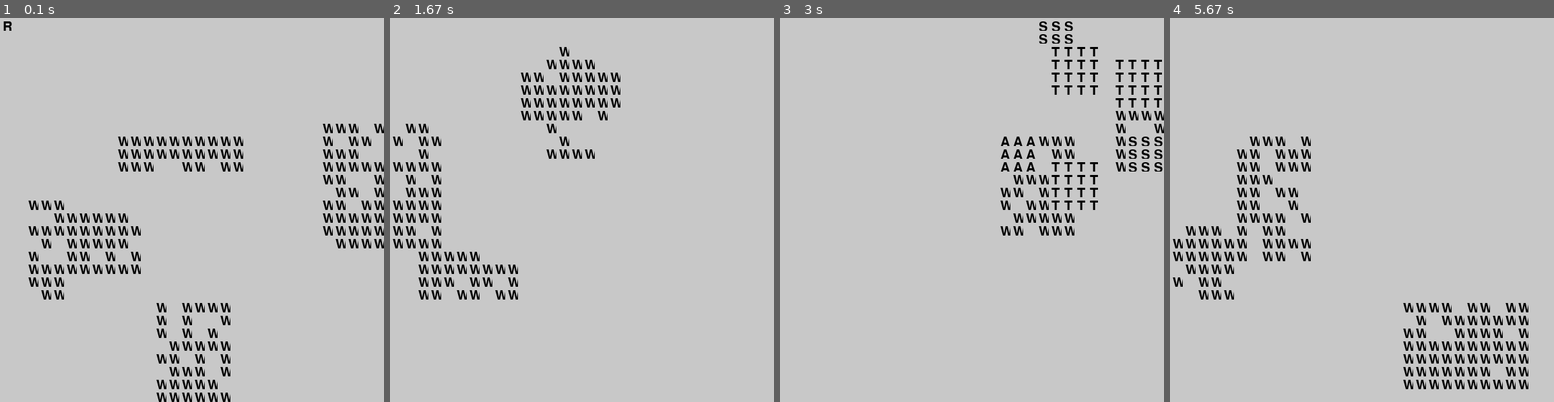
Above: before the commit, frames 1-4 (left to right).
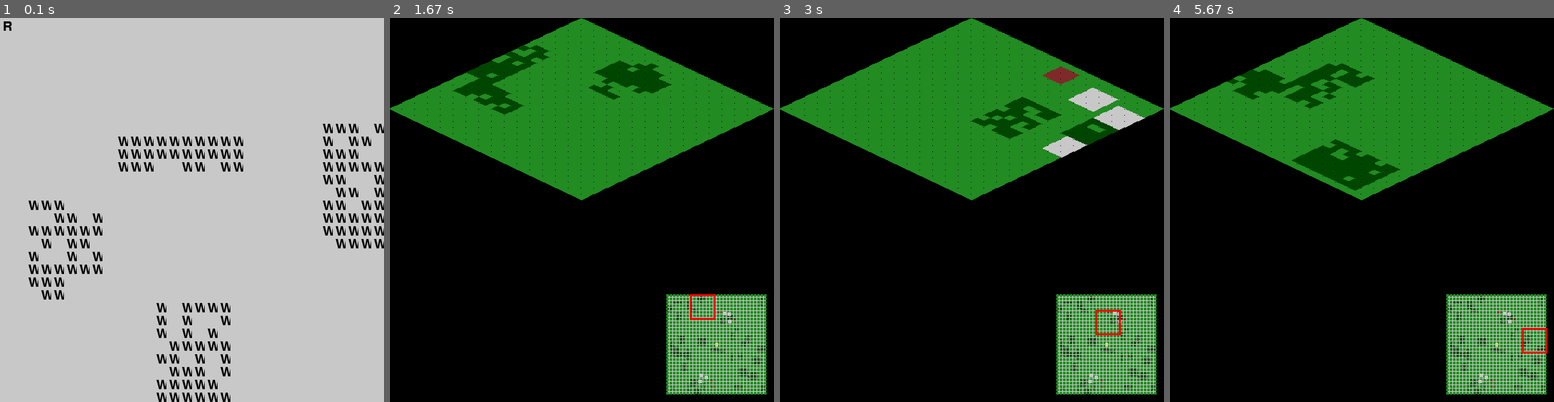
Above: after the commit, the same moments.

Repository: vstadle/AIge-of-EmpAIres
Game: pygame game, started from src/main.py
The game is run twice, just before and just after one commit, with the same random seed, the same clock (stepped at 60 frames per second) and the same inputs.
Inputs:
- Up to frame 1 (0.1 s): no input
- Up to frame 2 (1.67 s): tap V at 0.33 s; hold D 0.67-1.13 s; hold D 1.17-1.63 s
- Up to frame 3 (3 s): hold S 1.67-1.97 s; hold D 2-2.63 s; hold S from 2.67 s (still down)
- Up to frame 4 (5.67 s): release S at 3.03 s; hold D 3.07-3.53 s; hold D 3.57-4.03 s; hold S 4.07-4.37 s; hold D 4.4-5.03 s; hold S 5.07-5.43 s; hold D from 5.47 s (still down)

The runs differ from the first frame. In frame 1, 0.7% of the frame differs, in the area x 20-37%, y 50-67%; in frame 2, 96%; in frame 3, 95%; in frame 4, 96%, in the area x 0-100%, y 0-100%.

Commit message:
Map Upgrade

Diff:
--- a/src/controller/ControllerMap.py
+++ b/src/controller/ControllerMap.py
@@ -97,6 +97,9 @@
         clock = pygame.time.Clock()
         while True:
             for event in pygame.event.get():
+                if event.type == pygame.KEYDOWN:
+                    if event.key == pygame.K_v:
+                        self.display_mode = "2.5D" if self.display_mode == "2D" else "2D"
                 if event.type == pygame.QUIT:
                     pygame.quit()
                     sys.exit()
@@ -107,8 +110,7 @@
             if keys[pygame.K_q]: self.pos_x -= 1
             if keys[pygame.K_d]: self.pos_x += 1
             if keys[pygame.K_p]: sys.exit()
-            if keys[pygame.K_v]:
-                self.display_mode = "2.5D" if self.display_mode == "2D" else "2D"
+
 
 
             max_x = len(self.map.map[0]) - self.vMap.GRID_WIDTH  # Largeur maximale
@@ -120,7 +122,7 @@
             if self.display_mode == "2D":
                 self.vMap.draw_map(self.vMap.screen, self.pos_x, self.pos_y)
             else:
-                self.vMap.draw_map_2_5d(self.vMap.screen, self.pos_x, self.pos_y)
+                self.vMap.draw_map_2_5D(self.vMap.screen, self.pos_x, self.pos_y)
 
             pygame.display.flip()
 
--- a/src/controller/UIHandler.py
+++ b/src/controller/UIHandler.py
@@ -14,11 +14,11 @@
         #Création de la map
         self.controllerMap = ControllerMap()
         self.lstPlayers = []
+        self.controllerMap.genRessources(MapType.CENTER_RESOURCES)
 
         self.initialize("Marines", 2)
 
         # Génération des ressources de la Map
-        self.controllerMap.genRessources(MapType.CENTER_RESOURCES)
 
     def initialize(self, typeGame, nbPlayers):
         if(typeGame == "Lean"):
--- a/src/view/ViewMap.py
+++ b/src/view/ViewMap.py
@@ -33,11 +33,10 @@
         self.WHITE = (255, 255, 255)
         self.BLACK = (0, 0, 0)
         self.GRAY = (200, 200, 200)
-        self.GREEN = (34, 139, 34)    # Bois
+        self.GREEN_LIGHT = (34, 139, 34)    # Bois
+        self.GREEN_DARK = (0,70,0)
         self.YELLOW = (255, 215, 0)   # Or
-        self.BROWN = (168,128,94) #Barracks
-        self.RED = (0,0,255) #food
-
+        self.BROWN = (127,42,42)
 
         # Initialisation de la police
         self.font = pygame.font.Font(None, 30)
@@ -74,161 +73,92 @@
                         screen.blit(text_surface, (x + self.TILE_SIZE // 4, y + self.TILE_SIZE // 4))
 
         pygame.display.flip()  # Actualiser l'affichage
-    def draw_map_2_5d(self, screen, pos_x, pos_y):
-        # Remplir l'écran de blanc
-        screen.fill(self.WHITE)
+    def draw_map_2_5D(self, screen, pos_x, pos_y):
+        # Couleur de fond noir
+        screen.fill(self.BLACK)
 
-        # Propriétés de projection isométrique
-        iso_offset_x = self.TILE_SIZE_2_5D // 2
-        iso_offset_y = self.TILE_SIZE_2_5D // 4
+        # Taille des losanges pour le rendu isométrique
+        iso_width = self.TILE_SIZE_2_5D
+        iso_height = self.TILE_SIZE_2_5D // 2
 
-        # Parcours de la carte pour dessiner les ressources
+        # Parcours de la carte pour dessiner les ressources en vue isométrique
         for row in range(self.GRID_HEIGHT):
             for col in range(self.GRID_WIDTH):
                 map_row = pos_y + row
                 map_col = pos_x + col
 
-                # Vérifier si les indices sont dans les limites de la carte
+                # Vérification des indices pour rester dans les limites de la carte
                 if 0 <= map_row < len(self.map.getMap()) and 0 <= map_col < len(self.map.getMap()[0]):
                     tile = self.map.getMap()[map_row][map_col]
 
-                    # Calcul de la position isométrique
-                    x = (col - row) * iso_offset_x + self.GRID_WIDTH * self.TILE_SIZE_2_5D // 2
-                    y = (col + row) * iso_offset_y
+                    # Calcul de la position isométrique pour créer un effet 2.5D
+                    x = (col - row) * iso_width // 2 + self.GRID_WIDTH * iso_width // 2 - 10
+                    y = (col + row) * iso_height // 2
 
-                    # Définir la couleur en fonction de la ressource
+                    # Choix de la couleur en fonction du type de ressource
                     if tile == "W":  # Bois
-                        color = self.GREEN
+                        color = self.GREEN_DARK
                     elif tile == "G":  # Or
                         color = self.YELLOW
-                    elif tile == "T":
+                    elif tile == "T":  # Pierre
                         color = self.GRAY
+                    elif tile == "B":  # Bâtiment
+                        color = self.BROWN
                     else:
-                        color = self.BLACK  # Case vide
+                        color = self.GREEN_LIGHT  # Terrain vide
 
-                    # Dessiner le rectangle coloré pour représenter la ressource
-                    pygame.draw.rect(screen, color, (x, y, self.TILE_SIZE_2_5D, self.TILE_SIZE_2_5D // 2))
+                    # Dessiner un losange pour représenter chaque cellule en 2.5D
+                    points = [
+                        (x, y + iso_height // 2),
+                        (x + iso_width // 2, y),
+                        (x + iso_width, y + iso_height // 2),
+                        (x + iso_width // 2, y + iso_height)
+                    ]
+                    pygame.draw.polygon(screen, color, points)
 
-        mini_map_width = 200
-        mini_map_height = 200
+        # Dessin de la mini-carte en version compacte et orientée
+        mini_map_width = 150
+        mini_map_height = 150
         mini_map_x = screen.get_width() - mini_map_width - 10
         mini_map_y = screen.get_height() - mini_map_height - 10
 
-        # Dessiner le fond de la mini-carte
+        # Fond de la mini-carte
         pygame.draw.rect(screen, self.GRAY, (mini_map_x, mini_map_y, mini_map_width, mini_map_height))
+        pygame.draw.rect(screen, self.BLACK, (mini_map_x, mini_map_y, mini_map_width, mini_map_height), 2)  # Bordure noire
 
-        # Dessiner un contour pour la mini-carte
-        pygame.draw.rect(screen, self.BLACK, (mini_map_x, mini_map_y, mini_map_width, mini_map_height), 2)
+        # Affichage des ressources dans la mini-carte sans quadrillage
+        cell_width = mini_map_width / len(self.map.getMap()[0])
+        cell_height = mini_map_height / len(self.map.getMap())
 
-        # Dessiner la carte dans la mini-carte
         for mini_row in range(len(self.map.getMap())):
             for mini_col in range(len(self.map.getMap()[0])):
                 mini_tile = self.map.getMap()[mini_row][mini_col]
 
-                # Échelle pour la mini-carte
-                mini_x = mini_col * (mini_map_width / len(self.map.getMap()[0]))
-                mini_y = mini_row * (mini_map_height / len(self.map.getMap()))
+                # Calcul des coordonnées de chaque cellule dans la mini-carte
+                mini_x = mini_col * cell_width + mini_map_x
+                mini_y = mini_row * cell_height + mini_map_y
 
-                # Définir la couleur en fonction de la ressource
+                # Déterminer la couleur de la cellule en fonction de la ressource
                 if mini_tile == "W":  # Bois
-                    mini_color = self.GREEN
+                    mini_color = self.GREEN_DARK
                 elif mini_tile == "G":  # Or
                     mini_color = self.YELLOW
-                elif mini_tile == "T":
+                elif mini_tile == "T":  # Pierre
                     mini_color = self.GRAY
+                elif mini_tile == "B":  # Bâtiment
+                    mini_color = self.BROWN
                 else:
-                    mini_color = self.BLACK  # Case vide
+                    mini_color = self.GREEN_LIGHT  # Terrain vide
 
-                # Dessiner le rectangle coloré pour représenter la ressource dans la mini-carte
-                pygame.draw.rect(screen, mini_color, (mini_x + mini_map_x, mini_y + mini_map_y, mini_map_width / len(self.map.getMap()[0]), mini_map_height / len(self.map.getMap())))
+                # Dessiner chaque cellule de la mini-carte sans espace entre elles
+                pygame.draw.rect(screen, mini_color, (mini_x, mini_y, cell_width, cell_height))
 
-        # Dessiner la position actuelle sur la mini-carte (représentée par un rectangle rouge)
+        # Position actuelle dans la mini-carte (petit rectangle rouge pour repérer la position)
         mini_map_scale_x = mini_map_width / len(self.map.getMap()[0])
         mini_map_scale_y = mini_map_height / len(self.map.getMap())
         current_pos_x = pos_x * mini_map_scale_x + mini_map_x
         current_pos_y = pos_y * mini_map_scale_y + mini_map_y
-        rectangle_size = 50
-        pygame.draw.rect(screen, (255, 0, 0), (current_pos_x, current_pos_y, rectangle_size, rectangle_size))
+        rectangle_size = 38
+        pygame.draw.rect(screen, (255, 0, 0), (current_pos_x, current_pos_y, rectangle_size, rectangle_size), width=3)
 
         pygame.display.flip()
-    def draw_map_2_5d(self, screen, pos_x, pos_y):
-        # Remplir l'écran de blanc
-        screen.fill(self.WHITE)
-
-        # Propriétés de projection isométrique
-        iso_offset_x = self.TILE_SIZE_2_5D // 2
-        iso_offset_y = self.TILE_SIZE_2_5D // 4
-
-        # Parcours de la carte pour dessiner les ressources
-        for row in range(self.GRID_HEIGHT):
-            for col in range(self.GRID_WIDTH):
-                map_row = pos_y + row
-                map_col = pos_x + col
-
-                # Vérifier si les indices sont dans les limites de la carte
-                if 0 <= map_row < len(self.map.getMap()) and 0 <= map_col < len(self.map.getMap()[0]):
-                    tile = self.map.getMap()[map_row][map_col]
-
-                    # Calcul de la position isométrique
-                    x = (col - row) * iso_offset_x + self.GRID_WIDTH * self.TILE_SIZE_2_5D // 2
-                    y = (col + row) * iso_offset_y
-
-                    # Définir la couleur en fonction de la ressource
-                    if tile == "W":  # Bois
-                        color = self.GREEN
-                    elif tile == "G":  # Or
-                        color = self.YELLOW
-                    elif tile == "T":
-                        color = self.GRAY
-                    else:
-                        color = self.BLACK  # Case vide
-
-                    # Dessiner le rectangle coloré pour représenter la ressource
-                    pygame.draw.rect(screen, color, (x, y, self.TILE_SIZE_2_5D, self.TILE_SIZE_2_5D // 2))
-
-        mini_map_width = 200
-        mini_map_height = 200
-        mini_map_x = screen.get_width() - mini_map_width - 10
-        mini_map_y = screen.get_height() - mini_map_height - 10
-
-        # Dessiner le fond de la mini-carte
-        pygame.draw.rect(screen, self.GRAY, (mini_map_x, mini_map_y, mini_map_width, mini_map_height))
-
-        # Dessiner un contour pour la mini-carte
-        pygame.draw.rect(screen, self.BLACK, (mini_map_x, mini_map_y, mini_map_width, mini_map_height), 2)
-
-        # Dessiner la carte dans la mini-carte
-        for mini_row in range(len(self.map.getMap())):
-            for mini_col in range(len(self.map.getMap()[0])):
-                mini_tile = self.map.getMap()[mini_row][mini_col]
-
-                # Échelle pour la mini-carte
-                mini_x = mini_col * (mini_map_width / len(self.map.getMap()[0]))
-                mini_y = mini_row * (mini_map_height / len(self.map.getMap()))
-
-                # Définir la couleur en fonction de la ressource
-                if mini_tile == "W":  # Bois
-                    mini_color = self.GREEN
-                elif mini_tile == "G":  # Or
-                    mini_color = self.YELLOW
-                elif mini_tile == "T":
-                    mini_color = self.GRAY
-                elif mini_tile == "B":
-                    mini_color = self.BROWN
-                elif mini_tile == "F":
-                    mini_color = self.RED
-                else:
-                    mini_color = self.BLACK  # Case vide
-
-                # Dessiner le rectangle coloré pour représenter la ressource dans la mini-carte
-                pygame.draw.rect(screen, mini_color, (mini_x + mini_map_x, mini_y + mini_map_y, mini_map_width / len(self.map.getMap()[0]), mini_map_height / len(self.map.getMap())))
-
-        # Dessiner la position actuelle sur la mini-carte (représentée par un rectangle rouge)
-        mini_map_scale_x = mini_map_width / len(self.map.getMap()[0])
-        mini_map_scale_y = mini_map_height / len(self.map.getMap())
-        current_pos_x = pos_x * mini_map_scale_x + mini_map_x
-        current_pos_y = pos_y * mini_map_scale_y + mini_map_y
-        rectangle_size = 50
-        pygame.draw.rect(screen, (255, 0, 0), (current_pos_x, current_pos_y, rectangle_size, rectangle_size))
-
-        pygame.display.flip()
